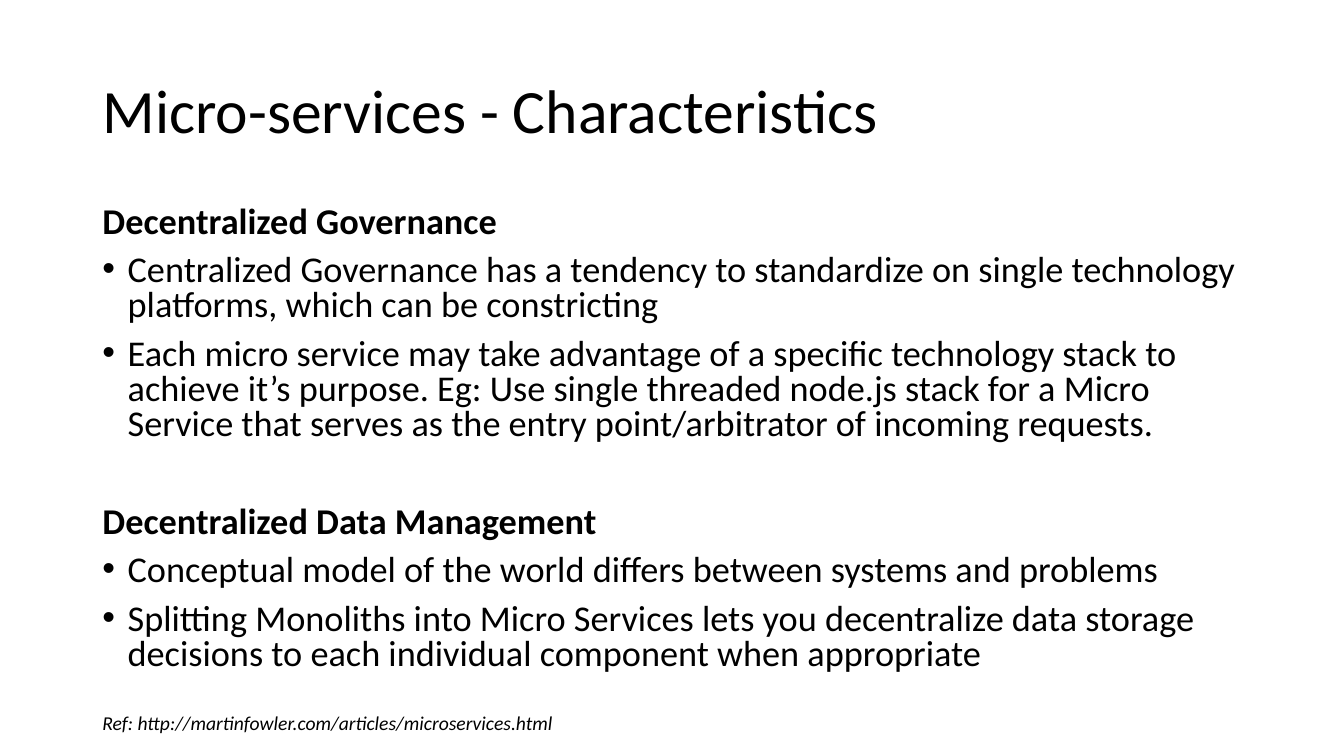
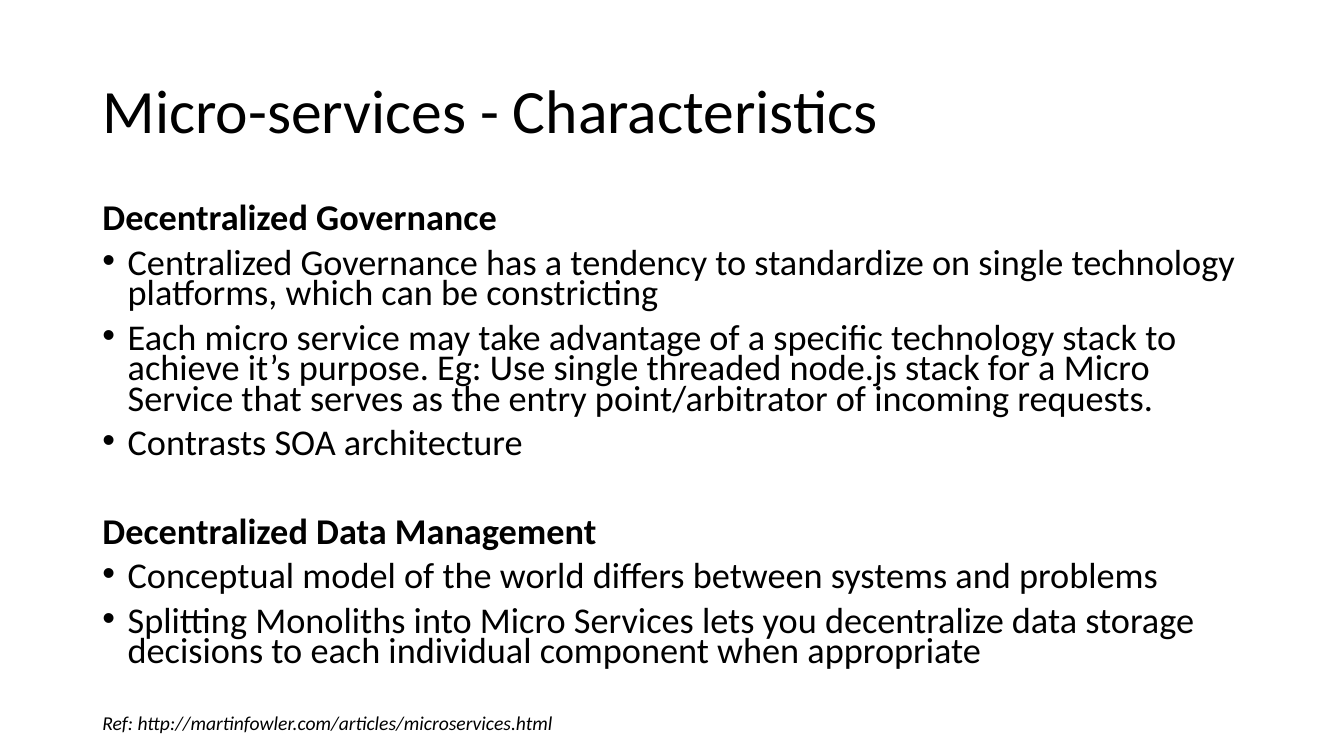
Before and after one commit to batchu/spring-boot-ujug, a slide deck: slide 24 of Spring Boot.pptx. Drawn at 1344x756 pixels with LibreOffice and Linux fonts; fonts in the diff are those of the drawing. Boxes give left, top, right and bottom in pixels: in the first picture for what was removed or moved away, otherwise in the second. Text is boxed around its words. In the diff, an @@ line names an element or a change of style, - is before the commit and + after.

```diff
--- a/Spring Boot.pptx
+++ b/Spring Boot.pptx
@@ text at (102,204,1235,669): line spacing 0.8 to 0.7 @@
@@ text at (128,429,523,456): paragraph added @@
+• Contrasts SOA architecture
```
Also in this commit, not shown: 4 other slides changed.
